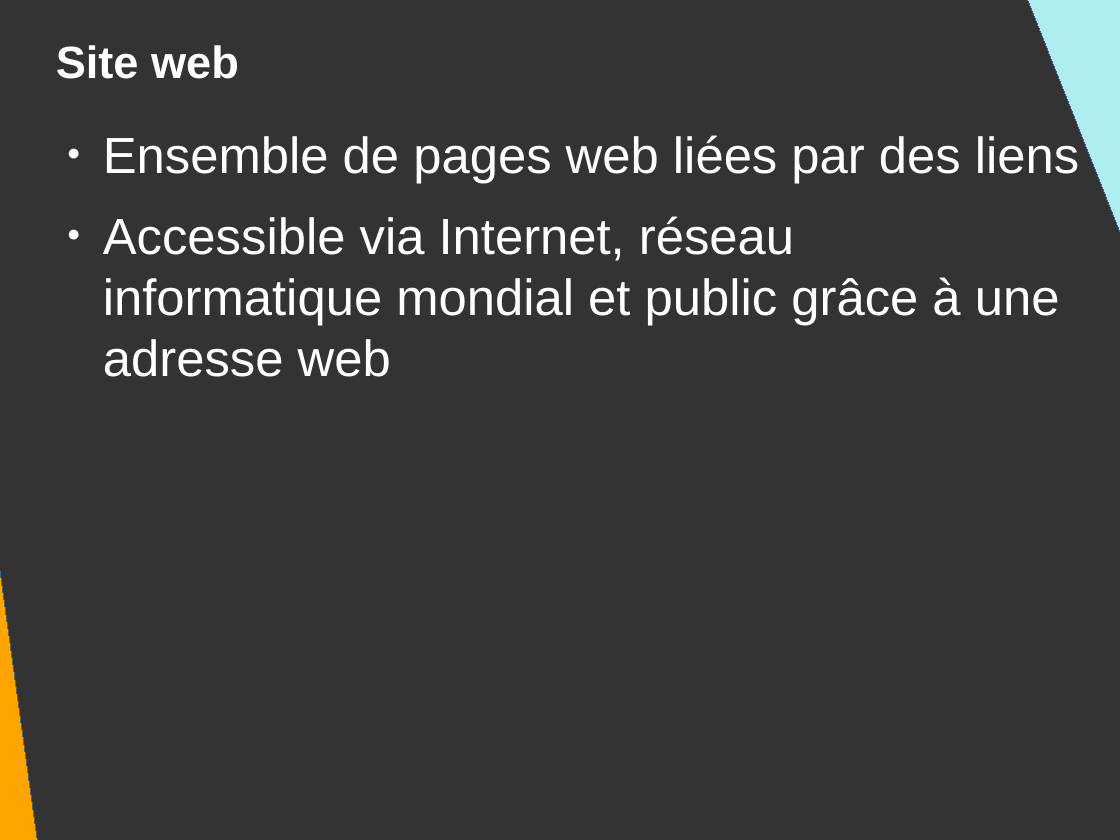
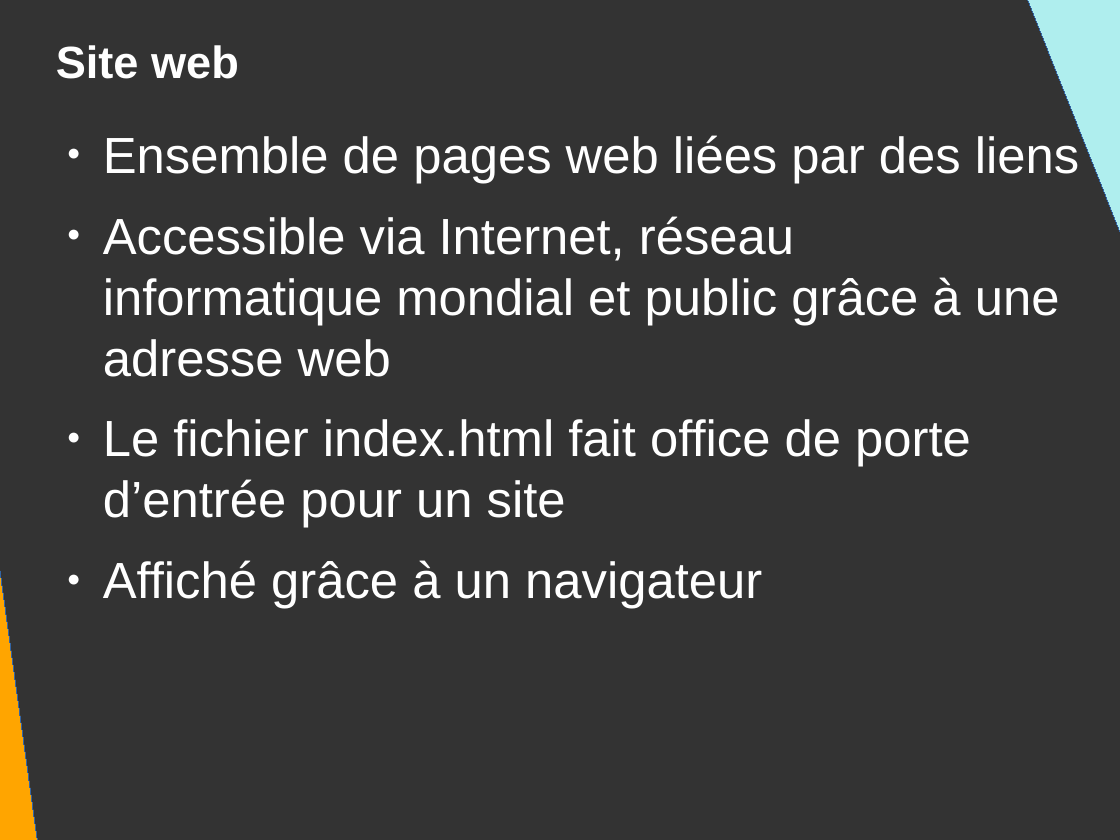
Before and after one commit to DanYellow/presentations, a slide deck: slide 8 of mmi/html/presentation.odp (slide 9 before the commit). Drawn at 1120x840 pixels with LibreOffice and Linux fonts; fonts in the diff are those of the drawing. Boxes give left, top, right and bottom in pixels: in the first picture for what was removed or moved away, otherwise in the second. Text is boxed around its words. In the diff, an @@ line names an element or a change of style, - is before the commit and + after.

Commit message:
Add slides for css in mmi's html classes

```diff
--- a/mmi/html/presentation.odp
+++ b/mmi/html/presentation.odp
@@ text at <box>103,419,971,609</box>: paragraphs added @@
+● Le fichier index.html fait office de porte d’entrée pour un site
+● Affiché grâce à un navigateur
```
Also in this commit, not shown: 4 other slides changed, 9 slides added, 2 slides removed, 5 other files.
